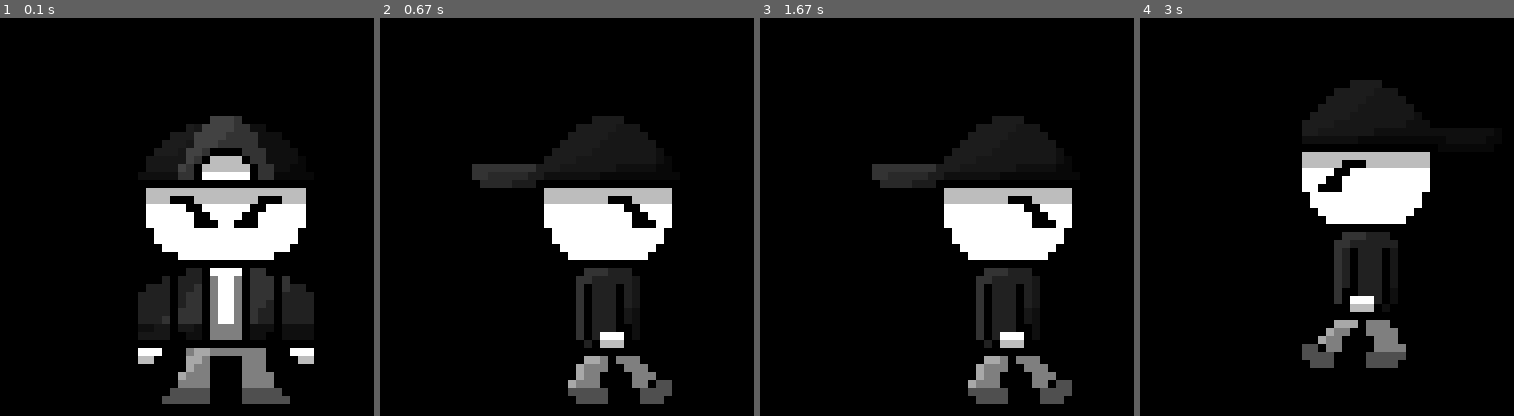
Above: before the commit, frames 1-4 (left to right).
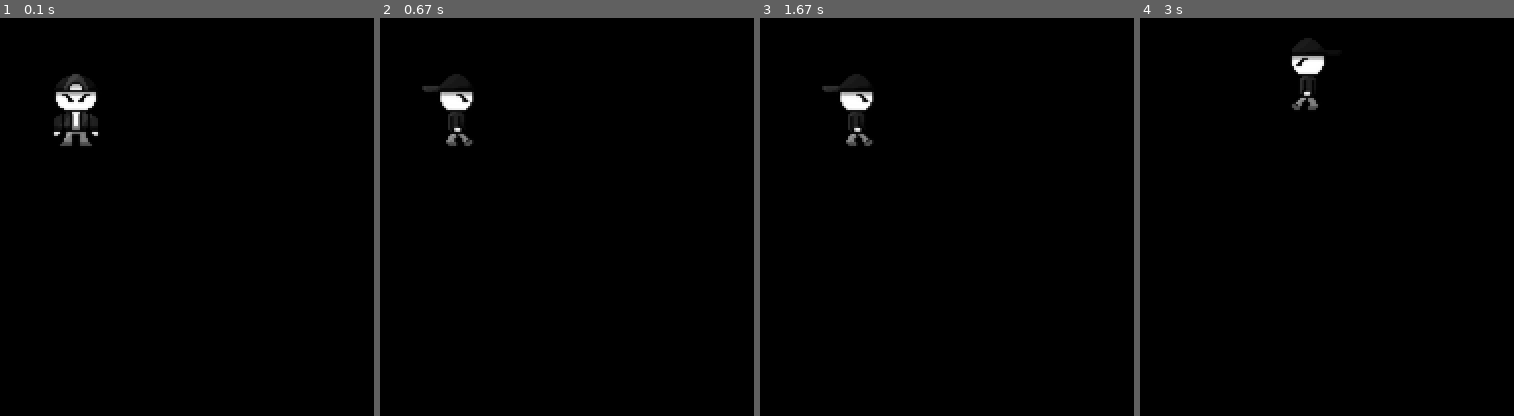
Above: after the commit, the same moments.

Repository: jeffuyyyyyiy/pygamegamejam
Game: pygame game, started from main/main.py
Two runs of this game, one before a commit and one after it. Both use one fixed random seed, a clock stepped at 60 frames per second and the inputs below.
Inputs:
- Up to frame 1 (0.1 s): no input
- Up to frame 2 (0.67 s): hold A from 0.33 s (still down); hold Right from 0.33 s (still down)
- Up to frame 3 (1.67 s): release A at 0.8 s; release Right at 0.8 s; tap W at 0.83 s; tap S at 1.17 s; hold Right from 1.5 s (still down)
- Up to frame 4 (3 s): release Right at 1.97 s; hold Up 2-2.3 s; hold Right 2.33-2.8 s; hold Left from 2.83 s (still down)

The runs differ from the first frame. In frame 1, 18% of the frame differs, in the area x 14-84%, y 14-97%; in frame 2, 12%; in frame 3, 12%; in frame 4, 11%.

Commit message:
venv + image scaling (pygame didnt work :(
AAAAAAAAAAAAAAAAAAAAAAAAAAAAAAAAAAAAAAAAAAAAAAAAAAAAAAAAAAAAAAAAAAAAAAAAAAAAAAAAAAAAAAAAAAAAAAAAAAAAAAAAAAAAAAAAAAAAAAAAAAAAAAAAAAAAAAAAAAAAAAAAAAAAAAAAAAAAAAAAAAAAAAAA

Diff:
--- a/main/gui.py
+++ b/main/gui.py
@@ -1,11 +1,18 @@
 import pygame
 
 class Gui:
-    def __init__(self, posx, posy, img):
-        self.image = pygame.image.load(img)
+    def __init__(self, posx, posy, imgPath):
+        self.image = pygame.image.load(imgPath)
         self.rect = self.image.get_rect()
         self.rect.topleft = (posx, posy)
 
+    def draw(self, surface):
+        surface.blit(self.image, self.rect)
+
+class HealthBar(Gui):
+    pass
+
+class TabBar(Gui):
     def enabler(self, surface):
         keys = pygame.key.get_pressed()
         enabled = False
@@ -17,6 +24,3 @@
 
         if enabled == True:
             surface.blit(self.image, self.rect)
-
-class HealthBar(Gui):
-    pass
--- a/main/main.py
+++ b/main/main.py
@@ -1,6 +1,9 @@
 import pygame
 from player import Player
 from gui import Gui
+from spriteMap import SpriteMap
+import os
+import shutil
 
 #setup
 width = 420
@@ -8,9 +11,9 @@
 pygame.init()
 screen = pygame.display.set_mode((width, height), pygame.RESIZABLE) #make it perhaps fixed to screen monitor size
 clock = pygame.time.Clock()
+player = Player(210, 210, 50, 50)
+player.startThread()
 running = True
-player = Player(210, 210)
-player.startThread()
 #menuGui constructor
 
 while running:
@@ -38,3 +41,12 @@
     clock.tick(60)  # limits FPS to 60
 
 pygame.quit()
+
+#replace all images compressed using lossy compression into its normal resolution
+def replacefolder(source, destination):
+    temp = destination + "_temp"
+    shutil.copytree(source,temp)
+    shutil.rmtree(destination)
+    shutil.move(temp, destination)
+
+replacefolder('main\sprites\Backupplayer', 'main\sprites\player')
--- a/main/player.py
+++ b/main/player.py
@@ -2,12 +2,15 @@
 import math
 import threading
 import time
+from PIL import Image
+from pathlib import Path
 
-class Player:
+class Player():
     #instance variables
 
     #constructs player object
-    def __init__(self, x, y):
+    def __init__(self, x, y, sizex, sizey):
+        self.scale(sizex, sizey)
         self.image = pygame.image.load('main\sprites\player\sl_down_idle.png')
         self.imageIndex = 0
         self.rect = self.image.get_rect()
@@ -15,6 +18,11 @@
         self.speed = 1 #placeholder
         self.moving = False
         self.lastDeclaredDirection = "down"
+        #collision
+        self.collidedLeft = False
+        self.collidedRight = False
+        self.collidedUp = False
+        self.collidedDown = False
 
     def incrementCounter(self):
         while True:
@@ -31,25 +39,25 @@
         self.moving = False
 
         if keys[pygame.K_a] or keys[pygame.K_LEFT]:
-            if self.rect.left > (0 + offsetx):
+            if self.rect.left > (0 + offsetx) and not self.collidedLeft:
                 self.lastDeclaredDirection = "left"
                 self.moving = True
                 self.rect.x -= self.speed
                 self.animate(self.lastDeclaredDirection, self.moving)
         if keys[pygame.K_d] or keys[pygame.K_RIGHT]:
-            if self.rect.right < (width - offsetx):
+            if self.rect.right < (width - offsetx) and not self.collidedRight:
                 self.moving = True
                 self.rect.x += self.speed
                 self.lastDeclaredDirection = "right"
                 self.animate(self.lastDeclaredDirection, self.moving)
         if keys[pygame.K_w] or keys[pygame.K_UP]:
-            if self.rect.top > (0 + offsety):
+            if self.rect.top > (0 + offsety) and not self.collidedUp:
                 self.moving = True
                 self.rect.y -= self.speed
                 self.lastDeclaredDirection = "up"
                 self.animate(self.lastDeclaredDirection, self.moving)
         if keys[pygame.K_s] or keys[pygame.K_DOWN]:
-            if self.rect.bottom < (height - offsety):
+            if self.rect.bottom < (height - offsety) and not self.collidedDown:
                 self.moving = True
                 self.rect.y += self.speed
                 self.lastDeclaredDirection = "down"
@@ -96,3 +104,24 @@
                     self.image = pygame.image.load('main\sprites\player\sl_left_idle.png')
                 case "right":
                     self.image = pygame.image.load('main\sprites\player\sl_right_idle.png')
+
+    def collision(self, direction):
+        match direction:
+            case "left":
+                self.collidedLeft = True
+            case "right":
+                self.collidedRight = True
+            case "up":
+                self.collidedUp = True
+            case "down":
+                self.collidedDown = True
+
+    #ion even know how this works
+    def scale(self, sizex, sizey):
+        folder_Path = 'main\sprites\player'
+        path = Path(folder_Path)
+        for file_path in path.rglob('*.*'):
+            image = Image.open(file_path)
+            new_size = (sizex, sizey)
+            new_image = image.resize(new_size, Image.LANCZOS)
+            new_image.save(file_path, format="PNG")
--- /dev/null
+++ b/main/spriteMap.py
@@ -0,0 +1,18 @@
+import pygame
+
+class SpriteMap:
+    def __init__(self, player, imgPath, posx, posy):
+        #send initialized player class into SpriteMap contructor
+        #client information should fully be transferred
+        self.client = player
+        self.image = pygame.image.load(imgPath)
+        self.rect = self.image.get_rect()
+        self.rect.topleft = (posx, posy)
+
+    #send collision constraints here must be rectangle
+    #self.client.collision(direction)
+    def collider(self, topLeft, topRight, bottomLeft, bottomRight):
+        pass
+
+    def draw(self, surface):
+        surface.blit(self.image, self.rect)
Binary file added: main/sprites/Backupplayer/sl_down.png
Binary file added: main/sprites/Backupplayer/sl_down1.png
Binary file added: main/sprites/Backupplayer/sl_down_idle.png
Binary file added: main/sprites/Backupplayer/sl_left.png
Binary file added: main/sprites/Backupplayer/sl_left_idle.png
Binary file added: main/sprites/Backupplayer/sl_right.png
Binary file added: main/sprites/Backupplayer/sl_right_idle.png
Binary file added: main/sprites/Backupplayer/sl_up.png
Binary file added: main/sprites/Backupplayer/sl_up1.png
Binary file added: main/sprites/Backupplayer/sl_up_idle.png
